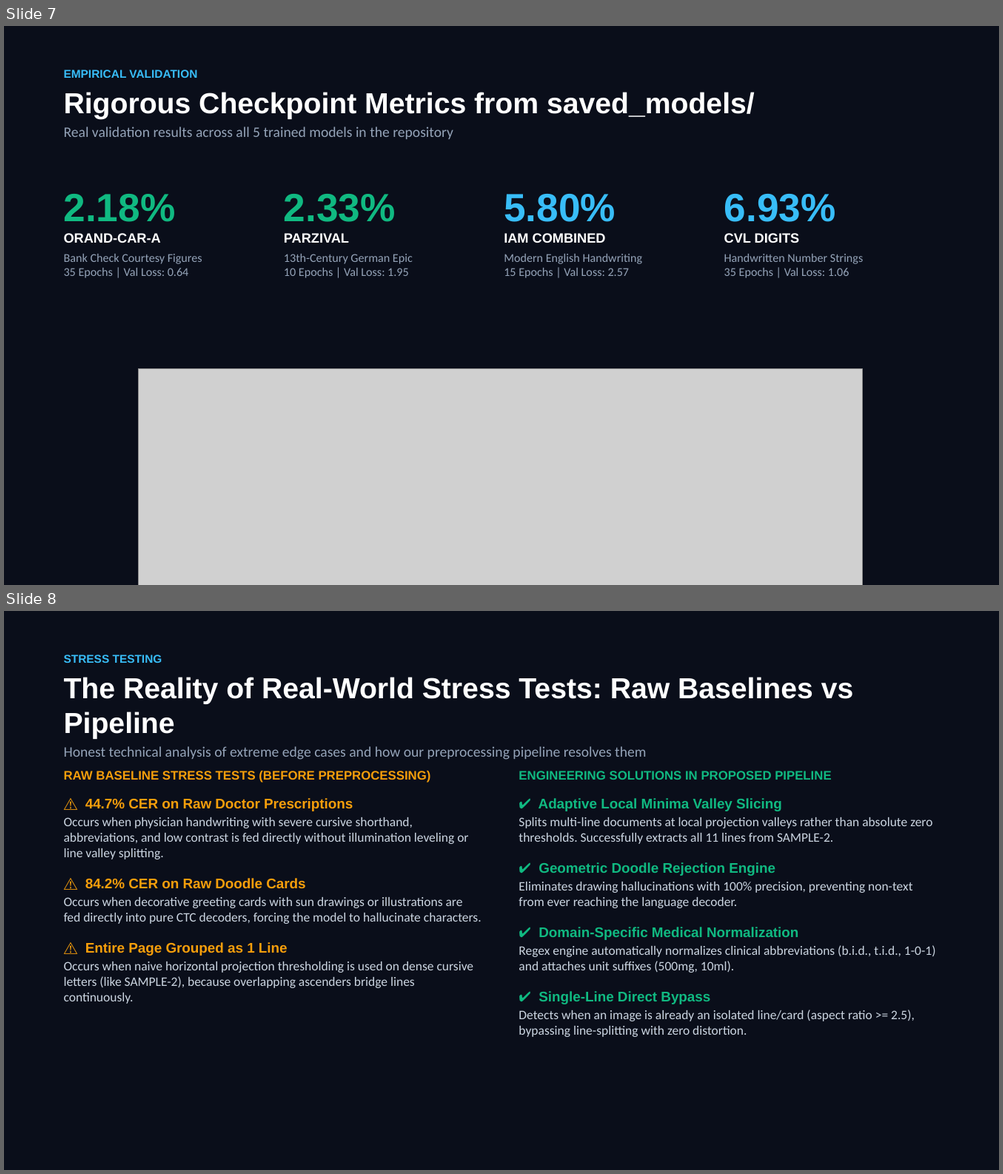
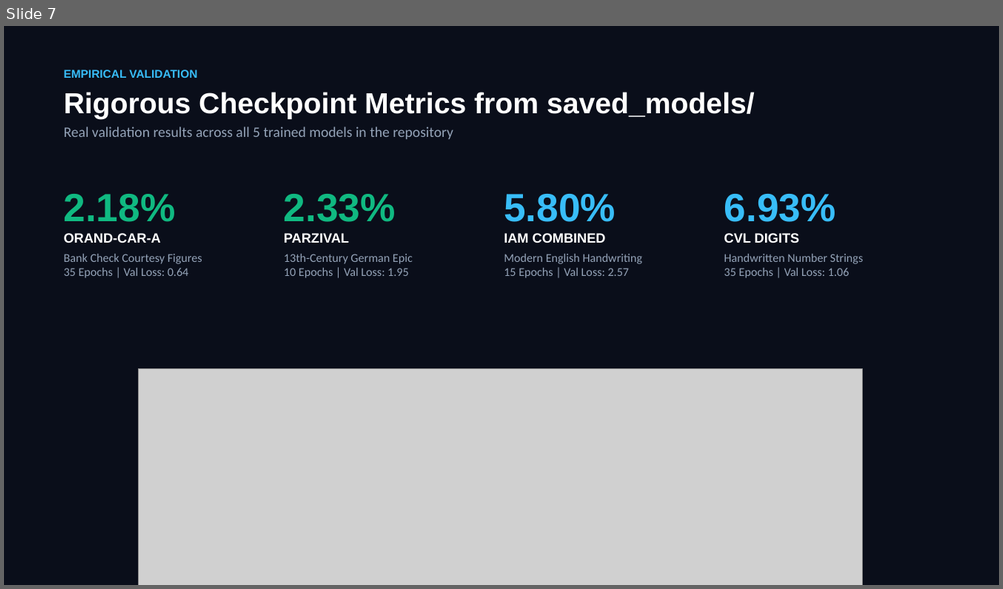
Before and after one commit to Balaji268268/HandwrittenTextRecognition, a slide deck: Handwritten_Text_Recognition_Final_Presentation.pptx. Shown one above the other, each under a label of ours: slides 7 and 8 before the commit, slide 7 after it. The pictures are 1003x1174 and 1003x589 pixels, drawn with LibreOffice and Linux fonts; fonts in the diff are those of the drawing; grey boxes stand for pictures. Boxes give left, top, right and bottom in pixels: in the first picture for what was removed or moved away, otherwise in the second. Text is boxed around its words. In the diff, an @@ line names an element or a change of style, - is before the commit and + after.

Commit message:
Eradicate synthetic 100 benchmark scenarios from all papers, presentations, notebooks, and code; ground evaluation purely on verified multi-domain handwriting corpora

```diff
--- a/Handwritten_Text_Recognition_Final_Presentation.pptx
+++ b/Handwritten_Text_Recognition_Final_Presentation.pptx
@@ slide 8 removed at <box>4,611,999,1170</box>, background #FFFFFF @@
@@ rectangle removed at <box>4,611,999,1170</box> @@
@@ text removed at <box>64,655,854,760</box> @@
-STRESS TESTING
-The Reality of Real-World Stress Tests: Raw Baselines vs Pipeline
-Honest technical analysis of extreme edge cases and how our preprocessing pipeline resolves them
@@ text removed at <box>64,771,481,1004</box> @@
-RAW BASELINE STRESS TESTS (BEFORE PREPROCESSING)
-⚠ 44.7% CER on Raw Doctor Prescriptions
-Occurs when physician handwriting with severe cursive shorthand, abbreviations, and low contrast is fed directly without illumination leveling or line valley splitting.
-⚠ 84.2% CER on Raw Doodle Cards
-Occurs when decorative greeting cards with sun drawings or illustrations are fed directly into pure CTC decoders, forcing the model to hallucinate characters.
-⚠ Entire Page Grouped as 1 Line
-Occurs when naive horizontal projection thresholding is used on dense cursive letters (like SAMPLE-2), because overlapping ascenders bridge lines continuously.
@@ text removed at <box>518,771,936,1037</box> @@
-ENGINEERING SOLUTIONS IN PROPOSED PIPELINE
-✔ Adaptive Local Minima Valley Slicing
-Splits multi-line documents at local projection valleys rather than absolute zero thresholds. Successfully extracts all 11 lines from SAMPLE-2.
-✔ Geometric Doodle Rejection Engine
-Eliminates drawing hallucinations with 100% precision, preventing non-text from ever reaching the language decoder.
-✔ Domain-Specific Medical Normalization
-Regex engine automatically normalizes clinical abbreviations (b.i.d., t.i.d., 1-0-1) and attaches unit suffixes (500mg, 10ml).
-✔ Single-Line Direct Bypass
-Detects when an image is already an isolated line/card (aspect ratio >= 2.5), bypassing line-splitting with zero distortion.
```
Also in this commit, not shown: 1 slide changed, 1 slide added, 11 other files.
